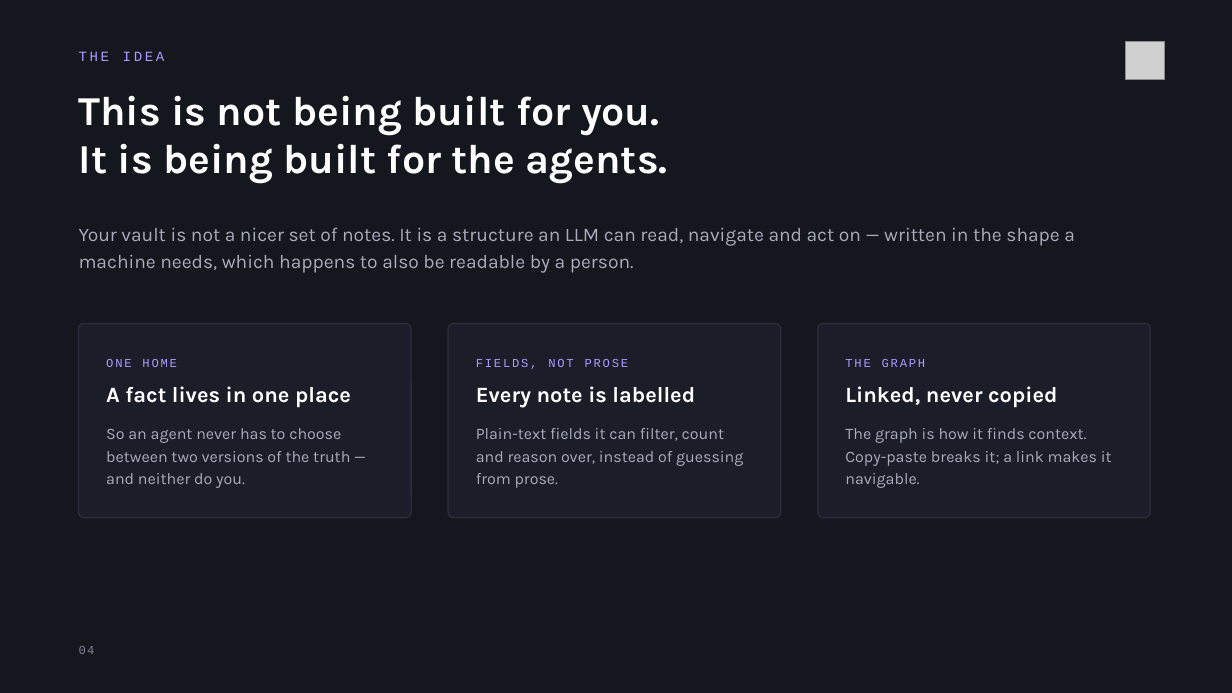
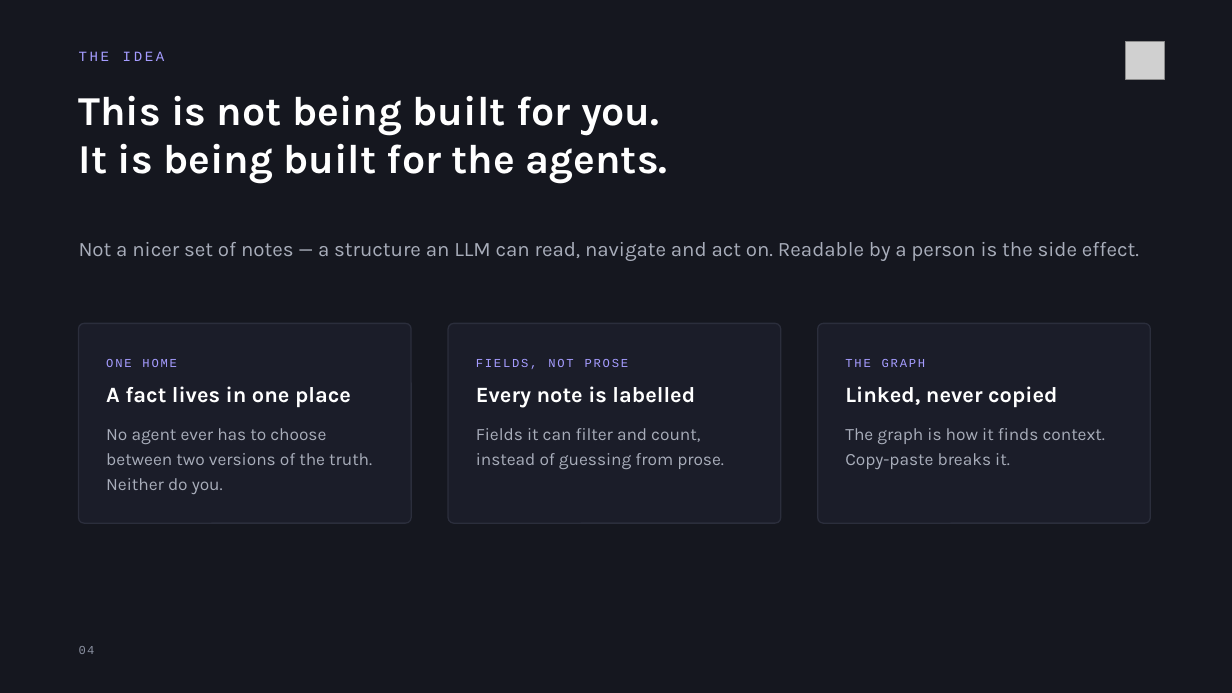
Before and after one commit to MeshPro-iPaaS/ai-ops-framework, a slide deck: slide 4 of docs/Personal AI Assistant — Installation.pptx. Drawn at 1232x693 pixels with LibreOffice and Linux fonts; fonts in the diff are those of the drawing; grey boxes stand for pictures. Boxes give left, top, right and bottom in pixels: in the first picture for what was removed or moved away, otherwise in the second. Text is boxed around its words. In the diff, an @@ line names an element or a change of style, - is before the commit and + after.

```diff
--- a/docs/Personal AI Assistant — Installation.pptx
+++ b/docs/Personal AI Assistant — Installation.pptx
@@ text at <box>79,242,1139,261</box>: text changed; size 15 to 16 pt @@
-Your vault is not a nicer set of notes. It is a structure an LLM can read, navigate and act on — written in the shape a machine needs, which happens to also be readable by a person.
+Not a nicer set of notes — a structure an LLM can read, navigate and act on. Readable by a person is the side effect.
@@ rounded rectangle: place and size @@
-rounded rectangle at <box>79,323,411,518</box>
+rounded rectangle at <box>79,323,411,523</box>
@@ rounded rectangle: place and size @@
-rounded rectangle at <box>448,323,781,518</box>
+rounded rectangle at <box>448,323,781,523</box>
@@ proportions changed in 3 elements at <box>79,323,411,523</box>, <box>448,323,781,523</box>, <box>818,323,1151,523</box> @@
@@ rounded rectangle: place and size @@
-rounded rectangle at <box>818,323,1151,518</box>
+rounded rectangle at <box>818,323,1151,523</box>
@@ text at <box>106,428,372,494</box>: text changed; size 12.5 to 13.5 pt @@
-So an agent never has to choose between two versions of the truth — and neither do you.
+No agent ever has to choose between two versions of the truth. Neither do you.
@@ text at <box>476,428,724,469</box>: text changed; size 12.5 to 13.5 pt @@
-Plain-text fields it can filter, count and reason over, instead of guessing from prose.
+Fields it can filter and count, instead of guessing from prose.
@@ text at <box>845,428,1105,469</box>: text changed; size 12.5 to 13.5 pt @@
-The graph is how it finds context. Copy-paste breaks it; a link makes it navigable.
+The graph is how it finds context. Copy-paste breaks it.
```
Also in this commit, not shown: 17 other slides changed, 1 other file.
